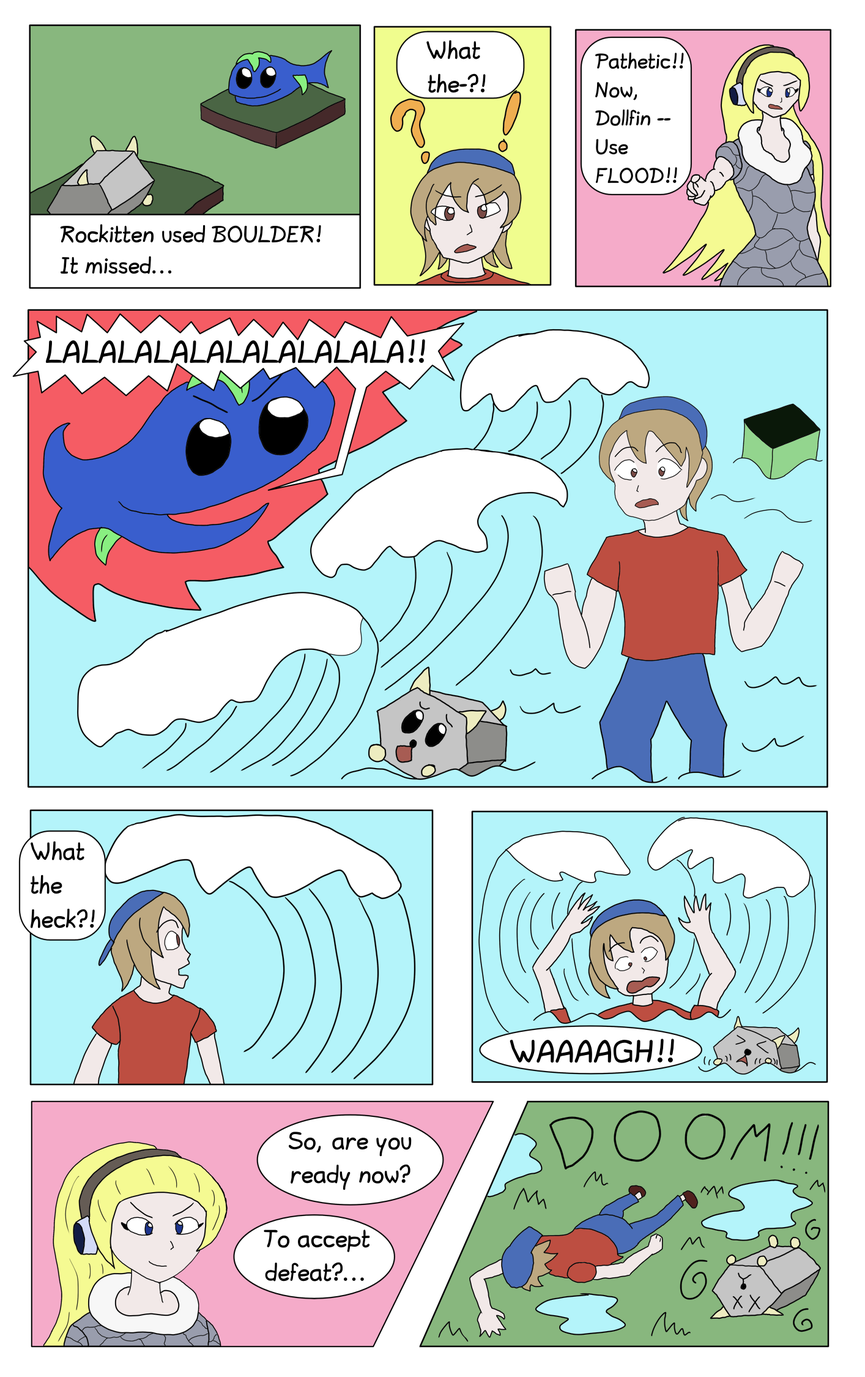
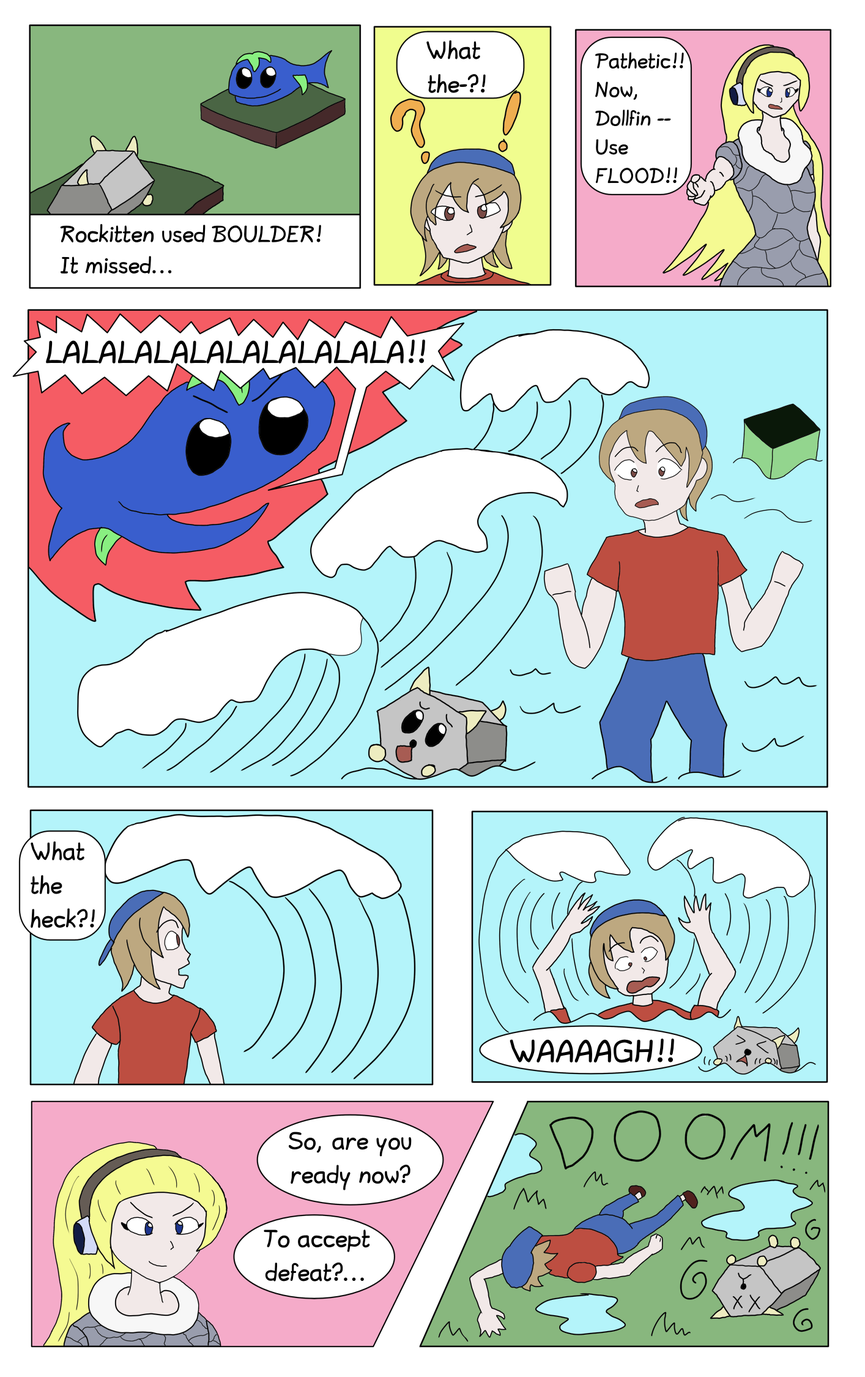
Layers edited between the first and the second 865px x 1377px image:
painted on "bubbles" over [30, 39, 685, 1282]
painted on "ink" over [30, 39, 685, 1282]
painted on "panels" over [30, 39, 685, 1282]
painted on "color" over [30, 39, 685, 1282]
painted on "bg" over [30, 39, 685, 1282]
